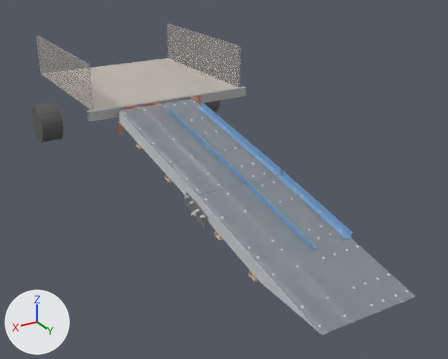
An edit to the glTF model trap_uproszczony/stal_S5/trap_s5.glb, drawn before and after from the same camera.
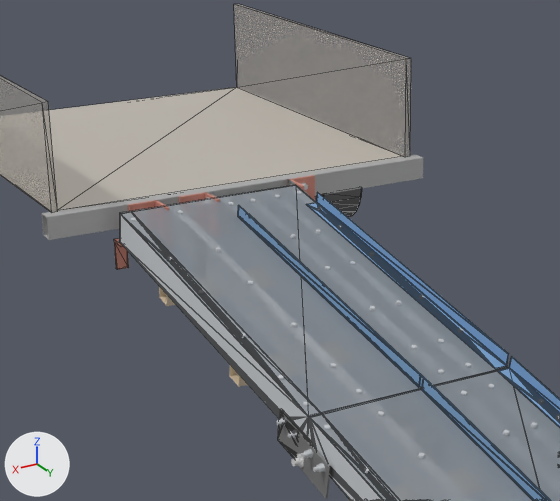
Each version appears first whole from a camera (50 mm lens) standing at (2.15, 4.38, 1.38) and looking at (-0.03, 0.76, -0.43), and next in a close-up on the part from 16% to 68% of the width and 6% to 64% of the height. Every picture has the same lights, and +X, +Y and +Z are marked at lower left. The last two pictures show the newer version. The close-ups show mesh edges as thin lines. Where no turn or scale is listed for an object, it has been applied to the vertices.

The older version as bpy lines, for what is in view:
```python
me_g2___prowadnica_koła__kątownik_stal_40_40_3__l___715__leży_n = bpy.data.meshes.new('G2 – prowadnica koła, kątownik stal 40×40×3, L = 715, leży n')
me_g2___prowadnica_koła__kątownik_stal_40_40_3__l___715__leży_n.from_pydata(...)  # 206 vertices, 232 faces; spans x -0.145..-0.105, y 0.033..0.741, z -0.011..0.173
me_g2___prowadnica_koła__kątownik_stal_40_40_3__l___715__leży_n.materials.append(mat_kolor_3f6fb0)  # blue #88b0d8
me_podłoga_przyczepy__przykład__480_mm_nad_ziemią = bpy.data.meshes.new('podłoga przyczepy (przykład: 480 mm nad ziemią)')
me_podłoga_przyczepy__przykład__480_mm_nad_ziemią.from_pydata(...)  # a box spanning x -0.65..0.65, y -1.4..-0.05, z -0.018..0.0
me_podłoga_przyczepy__przykład__480_mm_nad_ziemią.materials.append(mat_kolor_9a8f80)  # light grey #ccc5bc
me_siatka_stal_ocynk_cięto_ciągniona__30_12_2_1_5__630___1250 = bpy.data.meshes.new('siatka stal ocynk cięto-ciągniona ~30×12×2×1,5, 630 × 1250')
me_siatka_stal_ocynk_cięto_ciągniona__30_12_2_1_5__630___1250.from_pydata(...)  # 8 vertices, 12 faces; spans x -0.145..0.485, y 0.029..1.26, z -0.201..0.023
me_siatka_stal_ocynk_cięto_ciągniona__30_12_2_1_5__630___1250.materials.append(mat_kolor_5f6b78)  # grey #a4adb7
ob_a_siatka = bpy.data.objects.new('A:siatka', me_siatka_stal_ocynk_cięto_ciągniona__30_12_2_1_5__630___1250)
ob_a_siatka.location = (0.0, 0.04, -0.025)
ob_b_g2__1 = bpy.data.objects.new('B:G2:-1', me_g2___prowadnica_koła__kątownik_stal_40_40_3__l___715__leży_n)
ob_b_g2__1.location = (0.0, 1.275, -0.359)
ob_t_podloga = bpy.data.objects.new('T:podloga', me_podłoga_przyczepy__przykład__480_mm_nad_ziemią)
ob_t_podloga.location = (0.0, 0.0, 0.0)
# also in view: 'B:G2:1' at (0.12, 1.66, -0.28); 'B:C3:+465' at (0.47, 1.9, -0.35); 'A:Z:chodnik' at (0.49, 1.23, -0.32); 'B:Z:chodnik' at (0.49, 1.33, -0.35); 'T:burta-' at (-0.66, -0.72, 0.17)
```
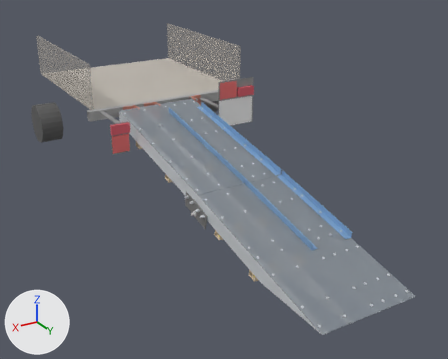
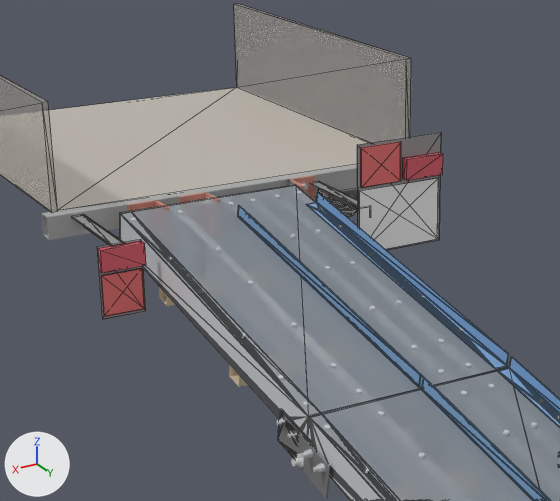
Boxes (x1, y1, x2, y2) around the edits, measured in the close-ups (560 x 501 px):
'T:wl:P:tablica', added
    after: (359, 178, 439, 249)
'T:wl:P', added
    after: (311, 132, 442, 250)
'T:wl:L:odblask', added (red)
    after: (101, 268, 145, 317)
'T:wl:P:odblask', added (red)
    after: (361, 142, 401, 187)
'T:wl:L:lampa', added (red)
    after: (98, 241, 146, 273)
'T:wl:P:lampa', added (red)
    after: (403, 152, 443, 180)
'T:wl:L', added
    after: (72, 214, 146, 320)

What the commit changed:
Material 'kolor_e03030' (mat_kolor_e03030) is new.
Its base color is (0.878, 0.188, 0.188) (red #f17878).
Its metallic is 0.3.
Its roughness is 0.55.
Material 'kolor_c0202a' (mat_kolor_c0202a) is new.
Its base color is (0.753, 0.125, 0.165) (red #e16371).
Its metallic is 0.3.
Its roughness is 0.55.
Material 'kolor_555555' (mat_kolor_555555) is new.
Its base color is (0.333, 0.333, 0.333) (grey #9c9c9c).
Its metallic is 0.3.
Its roughness is 0.55.
Material 'kolor_f4f4f4' (mat_kolor_f4f4f4) is new.
Its base color is (0.957, 0.957, 0.957) (white #fafafa).
Its metallic is 0.3.
Its roughness is 0.55.
Mesh me_odblask_trójkątny_e__bok_150_mm___255_385_mm_nad_ziemią is new.
It is a box spanning x 0.535..0.665, y 0.348..0.354, z -0.225..-0.095.
It uses material mat_kolor_e03030 (red #f17878).
Mesh me_lampa_zespolona_tylna__pozycja__stop__kierunkowskaz___140_70 is new.
It is a box spanning x 0.53..0.67, y 0.348..0.373, z -0.08..-0.01.
It uses material mat_kolor_c0202a (red #e16371).
Mesh me_wl_l___wysięgnik_lewy__kątownik_40_40_4_dł__345___płyta_140 is new.
It has 22 vertices, 36 faces and spans x 0.53..0.67, y 0.0..0.348, z -0.235..-0.005.
It uses material mat_kolor_555555 (grey #9c9c9c).
Mesh me_odblask_trójkątny_e__bok_150_mm___525_655_mm_nad_ziemią is new.
It is a box spanning x -0.385..-0.235, y 0.348..0.354, z 0.045..0.175.
It uses material mat_kolor_e03030 (red #f17878).
Mesh me_lampa_zespolona_tylna_z_oświetleniem_tablicy__pozycja__stop is new.
It is a box spanning x -0.535..-0.395, y 0.348..0.373, z 0.05..0.12.
It uses material mat_kolor_c0202a (red #e16371).
Mesh me_tablica_rejestracyjna_dwurzędowa_305_214__300_514_mm_nad_zie is new.
It has 8 vertices, 12 faces and spans x -0.535..-0.23, y 0.348..0.349, z -0.18..0.034.
It uses material mat_kolor_f4f4f4 (white #fafafa).
Mesh me_wl_p___wysięgnik_prawy__kątownik_40_40_4_dł__345___płyta_320 is new.
It has 22 vertices, 36 faces and spans x -0.545..-0.225, y 0.0..0.348, z -0.185..0.185.
It uses material mat_kolor_555555 (grey #9c9c9c).
Object 'T:wl:L:odblask' (ob_t_wl_l_odblask) is new; it shows me_odblask_trójkątny_e__bok_150_mm___255_385_mm_nad_ziemią.
Its location is (0.0, 0.0, 0.0).
Object 'T:wl:L:lampa' (ob_t_wl_l_lampa) is new; it shows me_lampa_zespolona_tylna__pozycja__stop__kierunkowskaz___140_70.
Its location is (0.0, 0.0, 0.0).
Object 'T:wl:L' (ob_t_wl_l) is new; it shows me_wl_l___wysięgnik_lewy__kątownik_40_40_4_dł__345___płyta_140.
Its location is (0.0, 0.0, 0.0).
Object 'T:wl:P:odblask' (ob_t_wl_p_odblask) is new; it shows me_odblask_trójkątny_e__bok_150_mm___525_655_mm_nad_ziemią.
Its location is (0.0, 0.0, 0.0).
Object 'T:wl:P:lampa' (ob_t_wl_p_lampa) is new; it shows me_lampa_zespolona_tylna_z_oświetleniem_tablicy__pozycja__stop.
Its location is (0.0, 0.0, 0.0).
Object 'T:wl:P:tablica' (ob_t_wl_p_tablica) is new; it shows me_tablica_rejestracyjna_dwurzędowa_305_214__300_514_mm_nad_zie.
Its location is (0.0, 0.0, 0.0).
Object 'T:wl:P' (ob_t_wl_p) is new; it shows me_wl_p___wysięgnik_prawy__kątownik_40_40_4_dł__345___płyta_320.
Its location is (0.0, 0.0, 0.0).
